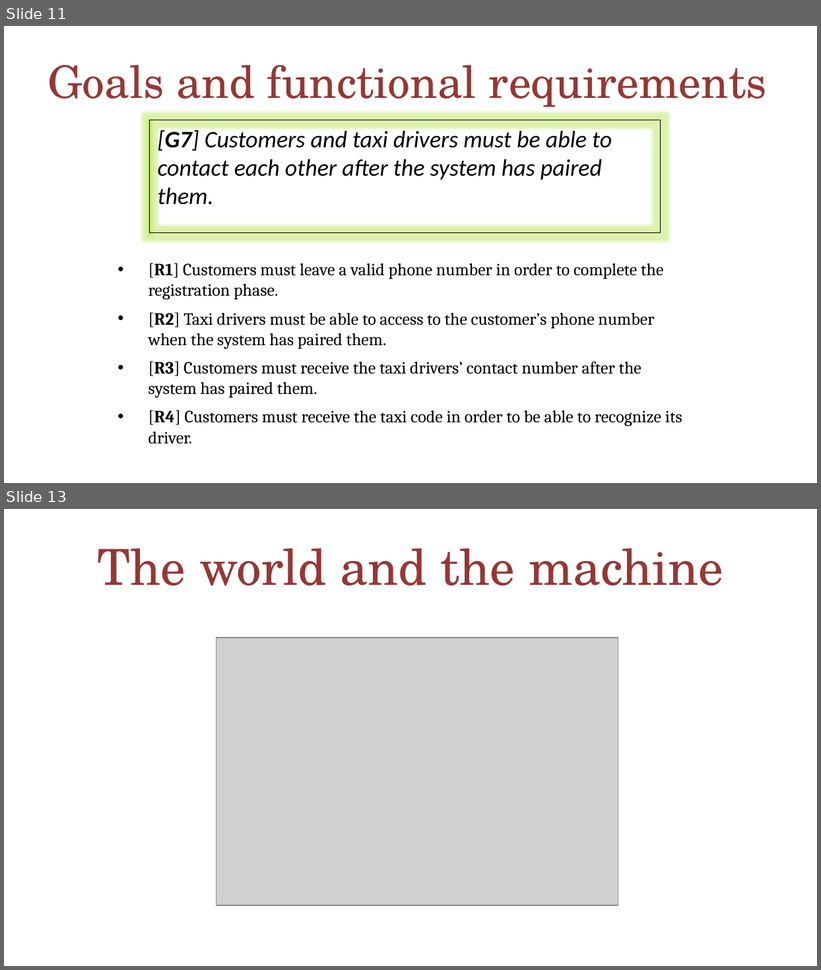
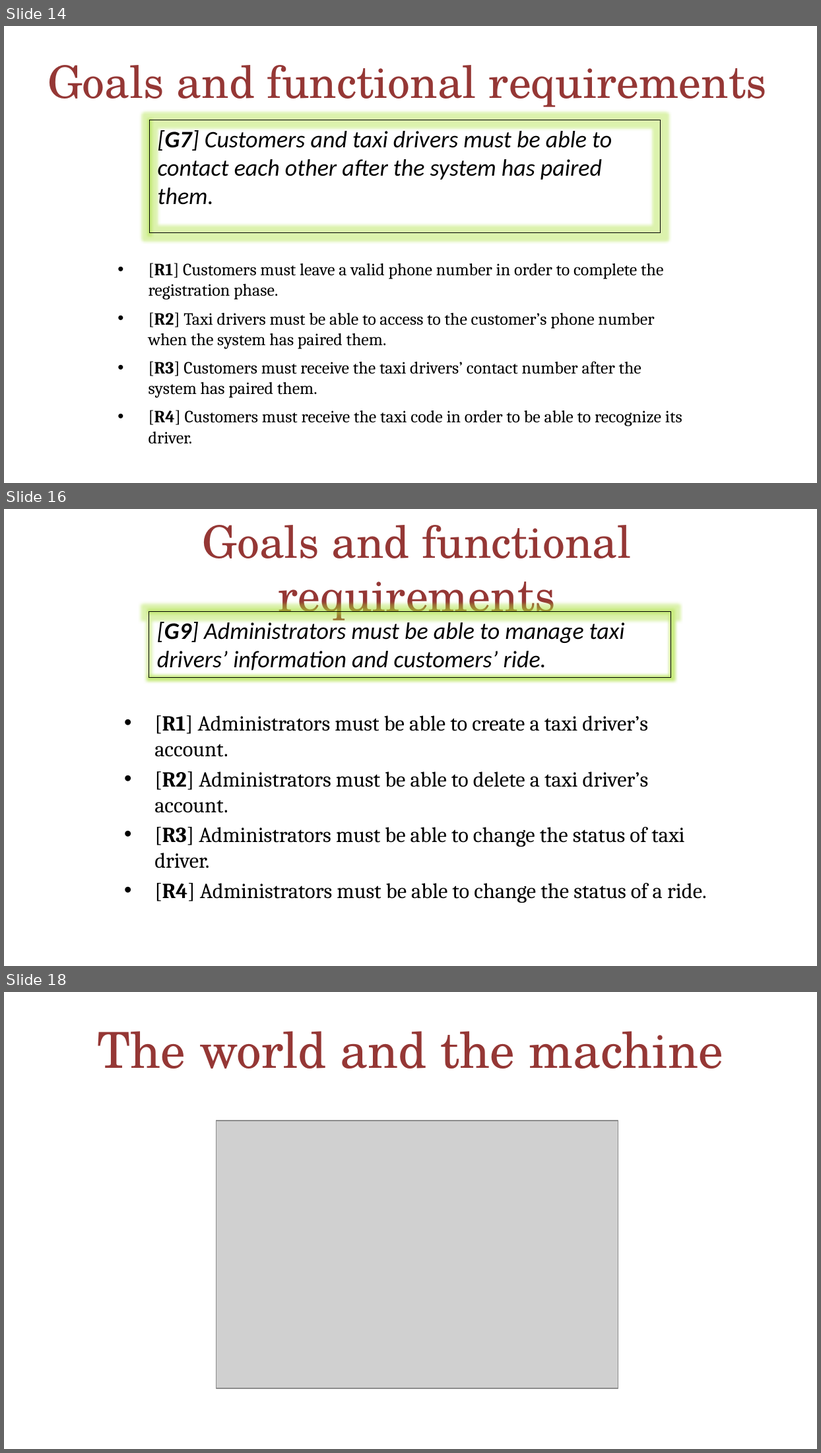
Before and after one commit to MarcoRomani/myTaxyService-SE2-PozziRomani, a slide deck: OtherStuff/FINAL PRESENTATION/MyTaxiService.pptx. Shown one above the other, each under a label of ours: slides 11 and 13 before the commit, slides 14, 16 and 18 after it; the slides between them are not shown. The pictures are 821x970 and 821x1453 pixels, drawn with LibreOffice and Linux fonts; fonts in the diff are those of the drawing; grey boxes stand for pictures. Boxes give left, top, right and bottom in pixels: in the first picture for what was removed or moved away, otherwise in the second. Text is boxed around its words. In the diff, an @@ line names an element or a change of style, - is before the commit and + after.

```diff
--- a/OtherStuff/FINAL PRESENTATION/MyTaxiService.pptx
+++ b/OtherStuff/FINAL PRESENTATION/MyTaxiService.pptx
@@ slide 16 added at (x1=4, y1=509, x2=817, y2=966), background #FFFFFF @@
@@ title added at (x1=203, y1=525, x2=631, y2=625), 39.6 pt, text #953735 @@
+Goals and functional requirements
@@ rectangle added at (x1=149, y1=611, x2=671, y2=677), outline #000000 0.75 pt, 21 pt, text #000000, italic @@
+[G9] Administrators must be able to manage taxi drivers’ information and customers’ ride.
@@ text added at (x1=154, y1=716, x2=707, y2=903), 19 pt, text #000000 @@
+• [R1] Administrators must be able to create a taxi driver’s account.
+• [R2] Administrators must be able to delete a taxi driver’s account.
+• [R3] Administrators must be able to change the status of taxi driver.
+• [R4] Administrators must be able to change the status of a ride.
@@ what was slide 11 is now slide 14 @@
@@ what was slide 13 is now slide 18 @@
```
Also in this commit, not shown: 6 slides changed, 5 other slides added, 2 other files.
